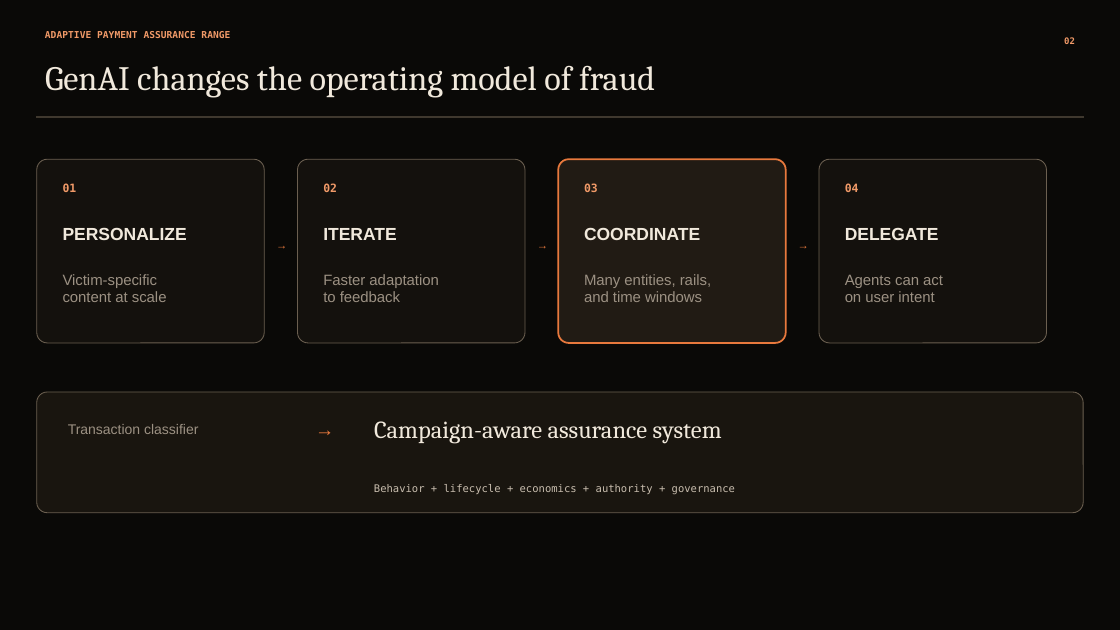
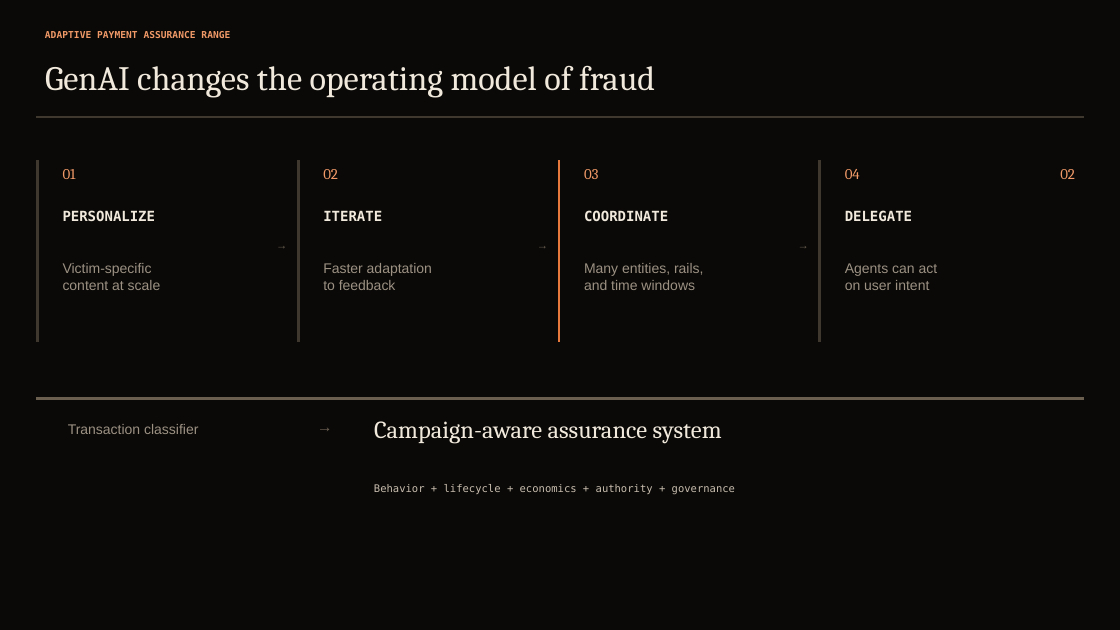
Before and after one commit to Dljdd/LedgerPeLabs, a slide deck: slide 2 of docs/submission/APAR_COMPETITION_DECK.pptx. Drawn at 1120x630 pixels with LibreOffice and Linux fonts; fonts in the diff are those of the drawing. Boxes give left, top, right and bottom in pixels: in the first picture for what was removed or moved away, otherwise in the second. Text is boxed around its words. In the diff, an @@ line names an element or a change of style, - is before the commit and + after.

Commit message:
design: refine competition deck editorial polish

```diff
--- a/docs/submission/APAR_COMPETITION_DECK.pptx
+++ b/docs/submission/APAR_COMPETITION_DECK.pptx
@@ rounded rectangle: place and size @@
-rounded rectangle at [37,160,265,344]
+rounded rectangle at [37,161,39,342]
@@ rounded rectangle: place and size @@
-rounded rectangle at [297,160,525,344]
+rounded rectangle at [297,161,299,342]
@@ rounded rectangle: place and size @@
-rounded rectangle at [559,160,786,344]
+rounded rectangle at [559,161,560,342]
@@ rounded rectangle at [559,161,560,342]: fill #211B14 to #E8793D; outline #E8793D 1.5 pt to #E8793D 0 pt @@
@@ fill #14110D to #3F382E; outline #6B5F50 0.75 pt to #3F382E 0 pt in 3 elements at [297,161,299,342], [37,161,39,342], [819,161,821,342] @@
@@ rounded rectangle: place and size @@
-rounded rectangle at [819,160,1047,344]
+rounded rectangle at [819,161,821,342]
@@ 4 texts: place and size @@
-4 texts at [63,183,859,192]
+4 texts at [63,169,860,179]
@@ size 9.8 to 12.8 pt, font DejaVu Sans Mono to Cambria, bold off in 4 elements at [63,169,76,179], [323,169,338,179], [584,169,599,179], [845,169,860,179] @@
@@ text "02": place and size @@
-text "02" at [1064,37,1075,44]
+text "02" at [1060,169,1075,179]
@@ text "02" at [1060,169,1075,179]: size 7.7 to 12.8 pt, font DejaVu Sans Mono to Cambria, bold off @@
@@ text "PERSONALIZE": place and size @@
-text "PERSONALIZE" at [63,227,187,240]
+text "PERSONALIZE" at [63,210,156,221]
@@ text "ITERATE": place and size @@
-text "ITERATE" at [323,228,396,240]
+text "ITERATE" at [323,210,382,221]
@@ text "COORDINATE": place and size @@
-text "COORDINATE" at [584,228,700,240]
+text "COORDINATE" at [584,210,668,221]
@@ size 15 to 12 pt, font Arial to DejaVu Sans Mono in 4 elements at [63,210,156,221], [323,210,382,221], [584,210,668,221], [845,210,912,221] @@
@@ text "DELEGATE": place and size @@
-text "DELEGATE" at [845,228,939,240]
+text "DELEGATE" at [845,210,912,221]
@@ text colour #E8793D to #6B5F50, bold off in 3 elements at [268,234,296,273], [528,234,556,273], [790,234,818,273] @@
@@ 4 texts: place and size @@
-4 texts at [63,274,943,302]
+4 texts at [63,263,938,290]
@@ size 12.8 to 12 pt in 4 elements at [63,263,161,290], [323,263,432,290], [584,263,704,290], [845,263,938,290] @@
@@ rounded rectangle: place and size @@
-rounded rectangle at [37,392,1084,513]
+rounded rectangle at [37,397,1084,399]
@@ rounded rectangle at [37,397,1084,399]: fill #19150F to #6B5F50; outline #6B5F50 0.75 pt to #6B5F50 0 pt @@
@@ text "→" at [301,413,348,445]: size 16.5 to 13.5 pt, text colour #E8793D to #6B5F50, bold off @@
```
Also in this commit, not shown: 10 other slides changed, 2 other files.
